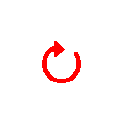
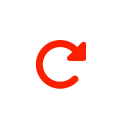
Layers edited between the first and the second w=128, h=128 image:
renamed "Big" to "reset", showed it, painted on it over [36, 40, 86, 89]
removed layer "Half" over [42, 41, 81, 83]
